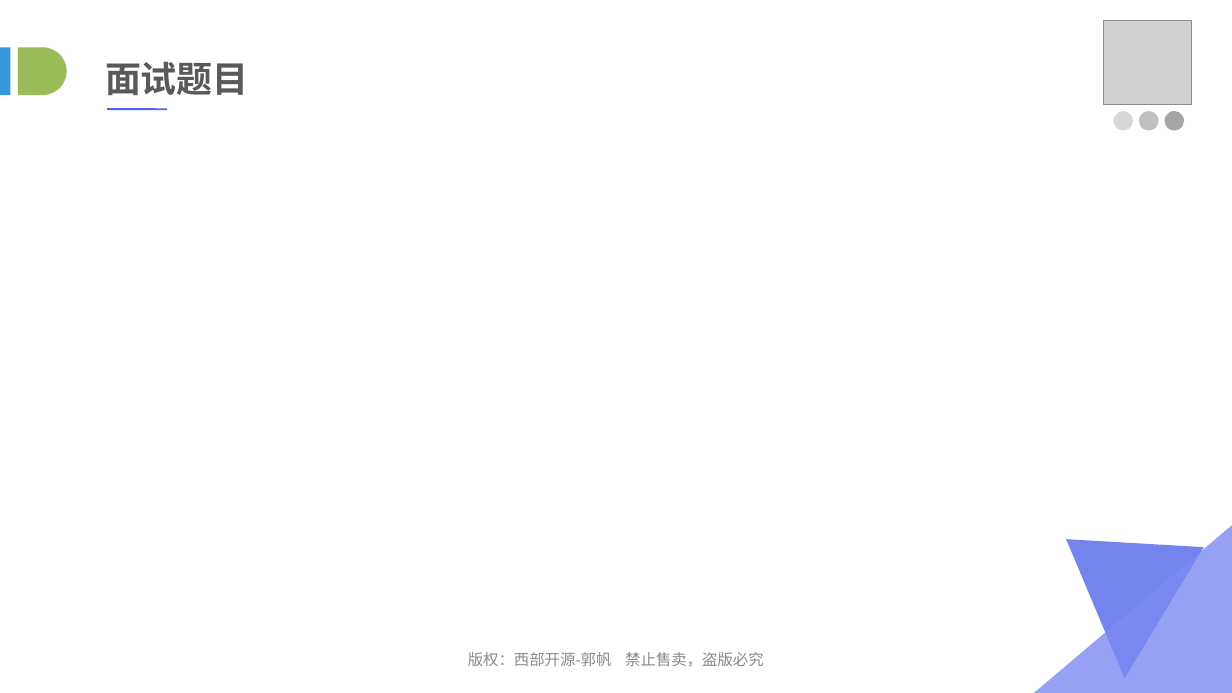
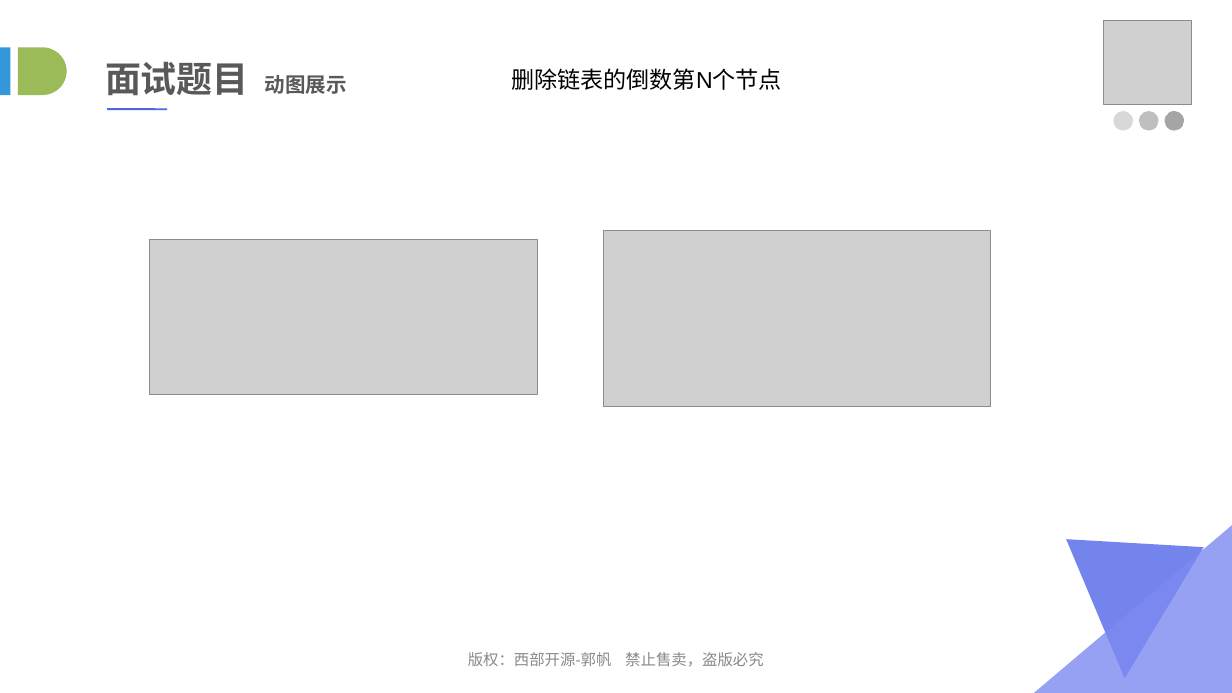
Before and after one commit to lvah/PPTSource, a slide deck: slide 30 of 03_数据结构与算法/03_链表.ppt (slide 32 before the commit). Drawn at 1232x693 pixels with LibreOffice and Linux fonts; fonts in the diff are those of the drawing; grey boxes stand for pictures. Boxes give left, top, right and bottom in pixels: in the first picture for what was removed or moved away, otherwise in the second. Text is boxed around its words. In the diff, an @@ line names an element or a change of style, - is before the commit and + after.

```diff
--- a/03_数据结构与算法/03_链表.ppt
+++ b/03_数据结构与算法/03_链表.ppt
@@ text at box(105, 61, 347, 95): text changed @@
-面试题目
+面试题目 动图展示
@@ text added at box(511, 68, 782, 90), 18 pt, text #000000 @@
+删除链表的倒数第N个节点
@@ picture added at box(149, 239, 537, 394) @@
@@ picture added at box(603, 231, 990, 406) @@
```
Also in this commit, not shown: 7 other slides changed, 1 slide removed, 5 other files.
